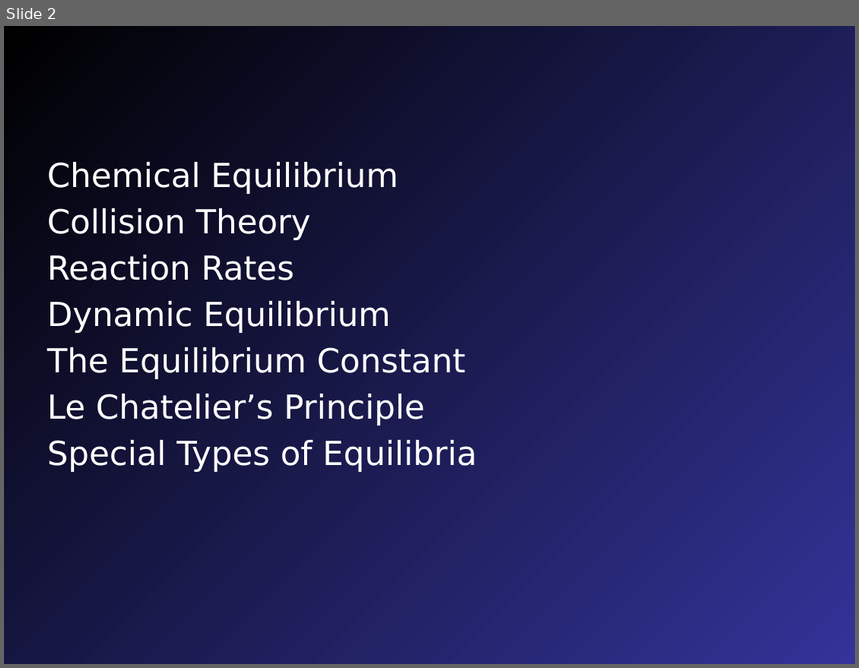
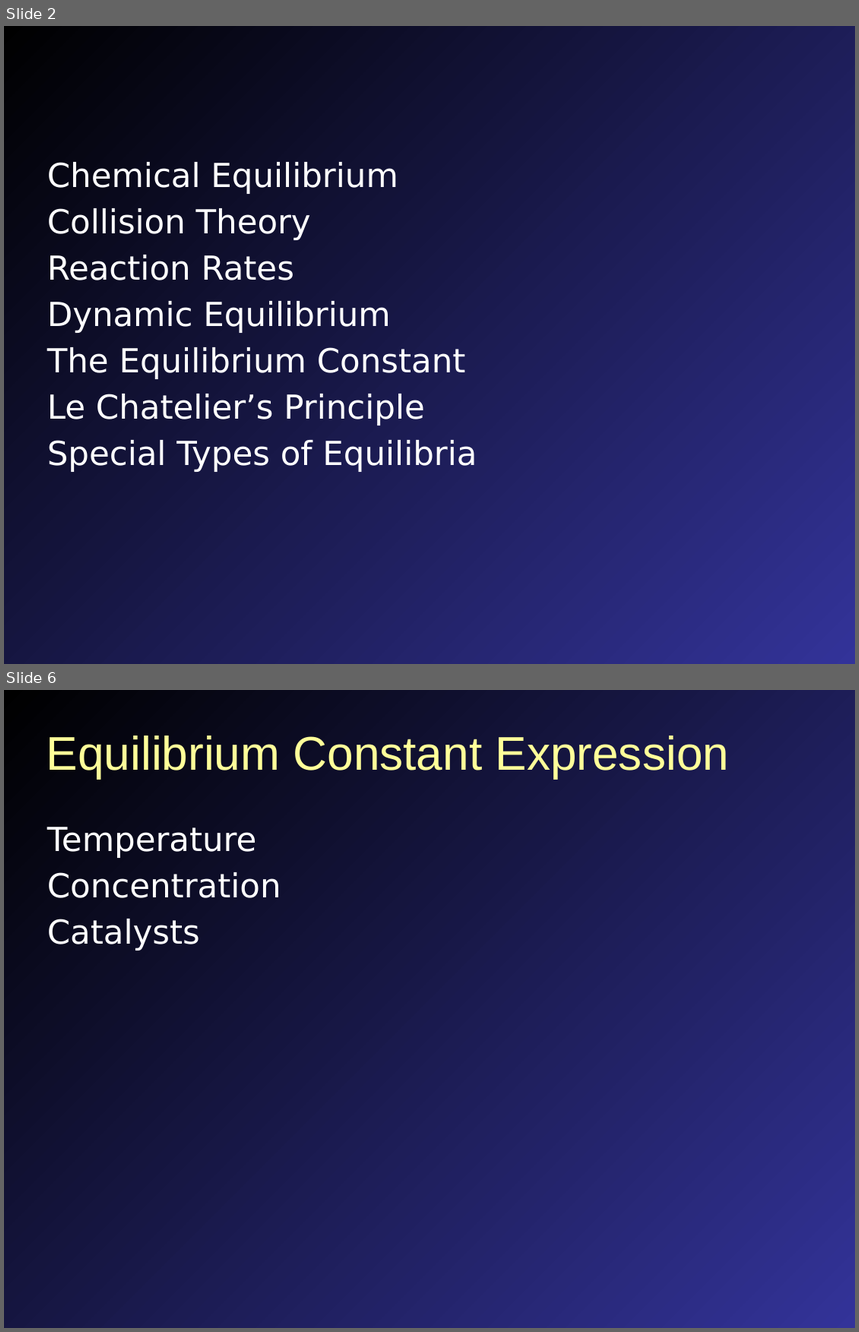
Before and after one commit to mavigozler/mavigozler.github.io, a slide deck: Teaching/Chemistry/Lecture Slides/FCC Chem 3A Chap 13 Content.pptx. Shown one above the other, each under a label of ours: slide 2 before the commit, slides 2 and 6 after it; the slides between them are not shown. The pictures are 859x668 and 859x1332 pixels, drawn with LibreOffice and Linux fonts; fonts in the diff are those of the drawing. Boxes give left, top, right and bottom in pixels: in the first picture for what was removed or moved away, otherwise in the second. Text is boxed around its words. In the diff, an @@ line names an element or a change of style, - is before the commit and + after.

```diff
--- a/Teaching/Chemistry/Lecture Slides/FCC Chem 3A Chap 13 Content.pptx
+++ b/Teaching/Chemistry/Lecture Slides/FCC Chem 3A Chap 13 Content.pptx
@@ slide 6 added at <box>4,690,855,1328</box>, background gradient #000000 to #333399 @@
@@ title added at <box>47,736,730,778</box>, 40 pt, text #FFFF99 @@
+Equilibrium Constant Expression
@@ text added at <box>47,827,281,951</box>, 28 pt, text #FFFFFF @@
+Temperature
+Concentration
+Catalysts
```
Also in this commit, not shown: 5 other slides added, 5 other files.
